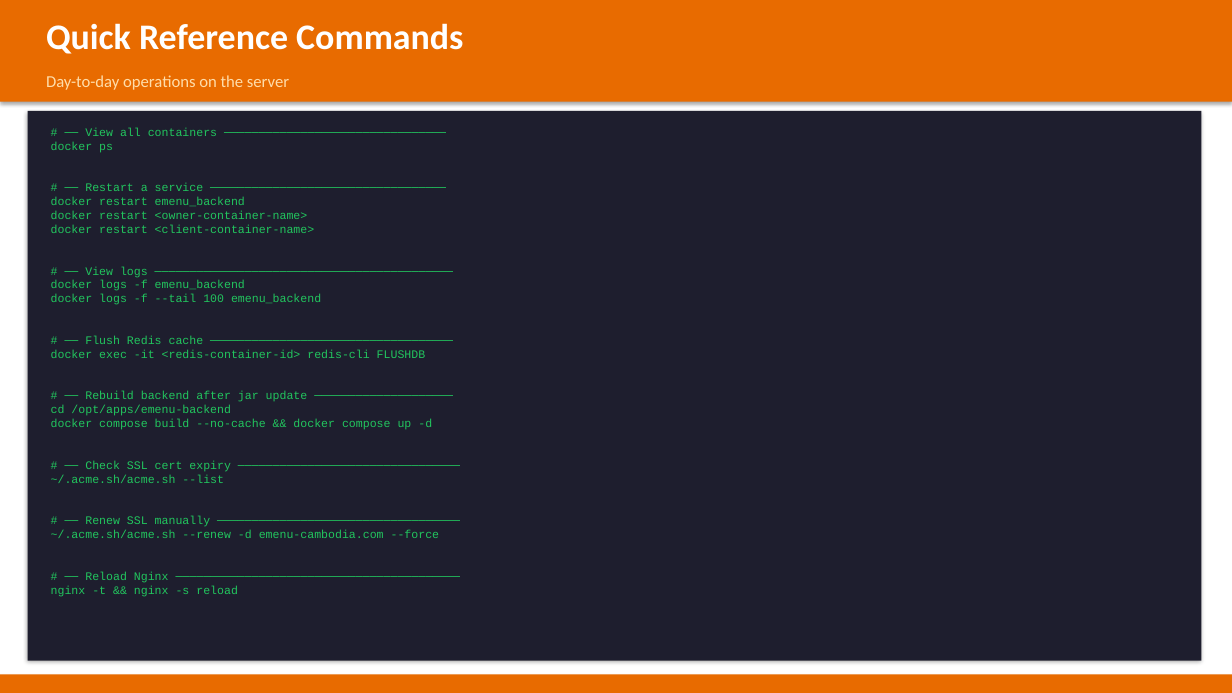
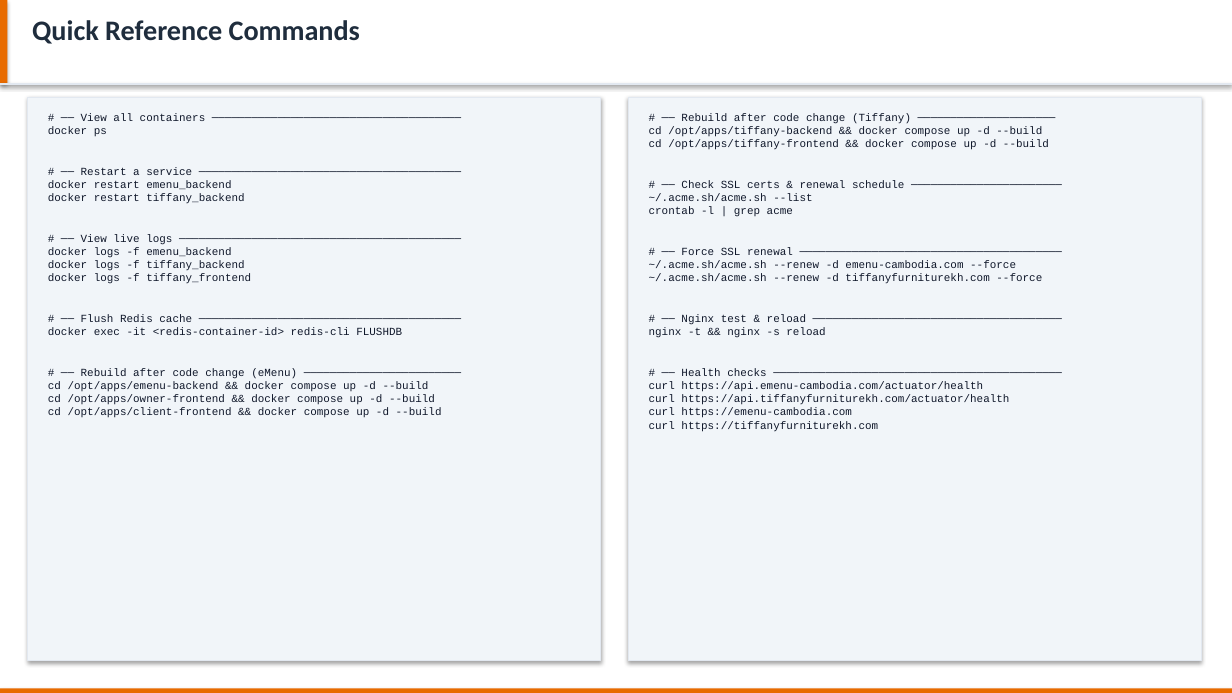
Before and after one commit to Phatmenghor/khmer_project, a slide deck: slide 15 of eMenu_Cambodia_Server_Setup_Guide.pptx (slide 14 before the commit). Drawn at 1232x693 pixels with LibreOffice and Linux fonts; fonts in the diff are those of the drawing. Boxes give left, top, right and bottom in pixels: in the first picture for what was removed or moved away, otherwise in the second. Text is boxed around its words. In the diff, an @@ line names an element or a change of style, - is before the commit and + after.

```diff
--- a/eMenu_Cambodia_Server_Setup_Guide.pptx
+++ b/eMenu_Cambodia_Server_Setup_Guide.pptx
@@ rectangle: place and size @@
-rectangle at bbox=[0, 0, 1232, 102]
+rectangle at bbox=[0, 0, 1232, 83]
@@ rectangle at bbox=[0, 0, 1232, 83]: fill #E86B00 to #FFFFFF @@
@@ rectangle added at bbox=[0, 0, 7, 83], fill #E86B00 @@
@@ text "Quick Reference Commands": place and size @@
-text "Quick Reference Commands" at bbox=[46, 23, 463, 54]
+text "Quick Reference Commands" at bbox=[32, 20, 360, 44]
@@ text "Quick Reference Commands" at bbox=[32, 20, 360, 44]: size 28 to 22 pt, text colour #FFFFFF to #1F2D3D @@
@@ rectangle added at bbox=[0, 83, 1232, 85], fill #E2E8F0 @@
@@ text removed at bbox=[46, 75, 289, 90] @@
-Day-to-day operations on the server
@@ rectangle removed at bbox=[28, 111, 1202, 661] @@
@@ rectangle added at bbox=[28, 97, 601, 661], fill #F1F5F9, outline #E2E8F0 0.75 pt @@
@@ text "# ── View all containers ...": place and size @@
-text "# ── View all containers ..." at bbox=[51, 128, 440, 597]
+text "# ── View all containers ..." at bbox=[48, 114, 442, 418]
@@ text at bbox=[81, 114, 206, 121]: text changed; size 9 to 8.5 pt; text colour #22C55E to #0F172A @@
-# ── View all containers ────────────────────────────────
+# ── View all containers ──────────────────────────────────────
@@ rectangle added at bbox=[628, 97, 1202, 661], fill #F1F5F9, outline #E2E8F0 0.75 pt @@
@@ text added at bbox=[649, 114, 1049, 432], 8.5 pt, text #0F172A @@
+# ── Rebuild after code change (Tiffany) ─────────────────────
+cd /opt/apps/tiffany-backend && docker compose up -d --build
+cd /opt/apps/tiffany-frontend && docker compose up -d --build
+# ── Check SSL certs & renewal schedule ───────────────────────
+~/.acme.sh/acme.sh --list
+crontab -l | grep acme
+# ── Force SSL renewal ────────────────────────────────────────
+~/.acme.sh/acme.sh --renew -d emenu-cambodia.com --force
+~/.acme.sh/acme.sh --renew -d tiffanyfurniturekh.com --force
+# ── Nginx test & reload ──────────────────────────────────────
+nginx -t && nginx -s reload
+# ── Health checks ────────────────────────────────────────────
+curl https://api.emenu-cambodia.com/actuator/health
+curl https://api.tiffanyfurniturekh.com/actuator/health
+curl https://emenu-cambodia.com
+curl https://tiffanyfurniturekh.com
@@ text at bbox=[48, 127, 402, 335]: size 9 to 8.5 pt, text colour #22C55E to #0F172A in "docker ps", "docker restart emenu_backend", "docker logs -f emenu_backend", "docker exec -it <redis-container-id> redis-cli FLUSHDB" @@
@@ text at bbox=[81, 168, 192, 175]: text changed; size 9 to 8.5 pt; text colour #22C55E to #0F172A @@
-# ── Restart a service ──────────────────────────────────
+# ── Restart a service ────────────────────────────────────────
@@ text at bbox=[48, 194, 244, 245]: text changed; size 9 to 8.5 pt; text colour #22C55E to #0F172A @@
-docker restart <owner-container-name>
-docker restart <client-container-name>
-# ── View logs ───────────────────────────────────────────
+docker restart tiffany_backend
+# ── View live logs ───────────────────────────────────────────
@@ text at bbox=[48, 261, 251, 322]: text changed; size 9 to 8.5 pt; text colour #22C55E to #0F172A @@
-docker logs -f --tail 100 emenu_backend
-# ── Flush Redis cache ───────────────────────────────────
+docker logs -f tiffany_backend
+docker logs -f tiffany_frontend
+# ── Flush Redis cache ────────────────────────────────────────
@@ text at bbox=[48, 369, 442, 418]: text changed; size 9 to 8.5 pt; text colour #22C55E to #0F172A @@
-# ── Rebuild backend after jar update ────────────────────
-cd /opt/apps/emenu-backend
-docker compose build --no-cache && docker compose up -d
-# ── Check SSL cert expiry ────────────────────────────────
-~/.acme.sh/acme.sh --list
-# ── Renew SSL manually ───────────────────────────────────
-~/.acme.sh/acme.sh --renew -d emenu-cambodia.com --force
-# ── Reload Nginx ─────────────────────────────────────────
-nginx -t && nginx -s reload
+# ── Rebuild after code change (eMenu) ────────────────────────
+cd /opt/apps/emenu-backend && docker compose up -d --build
+cd /opt/apps/owner-frontend && docker compose up -d --build
+cd /opt/apps/client-frontend && docker compose up -d --build
@@ rectangle: place and size @@
-rectangle at bbox=[0, 675, 1232, 693]
+rectangle at bbox=[0, 689, 1232, 693]
```
Also in this commit, not shown: 6 other slides changed, 9 slides added, 8 slides removed, 1 other file.
